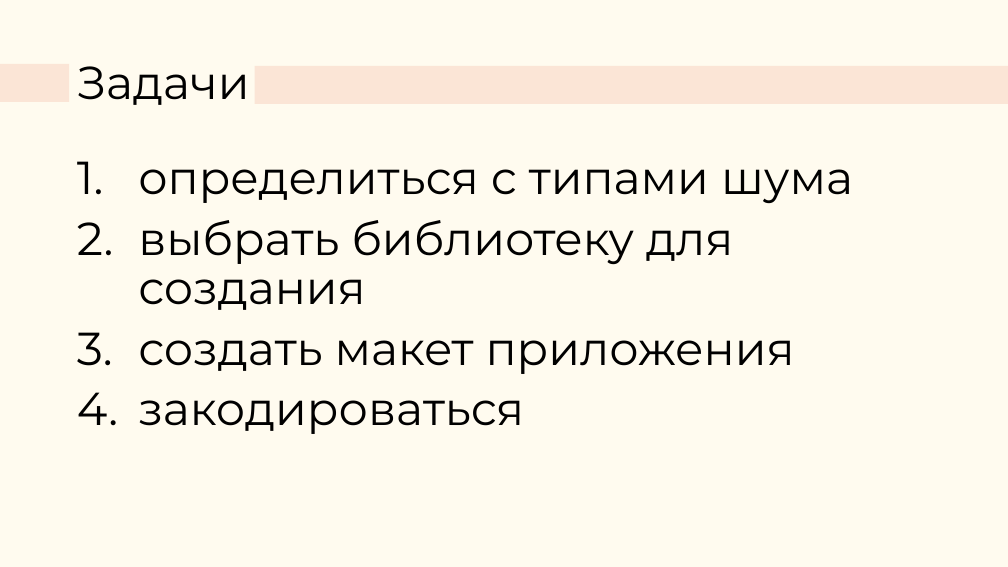
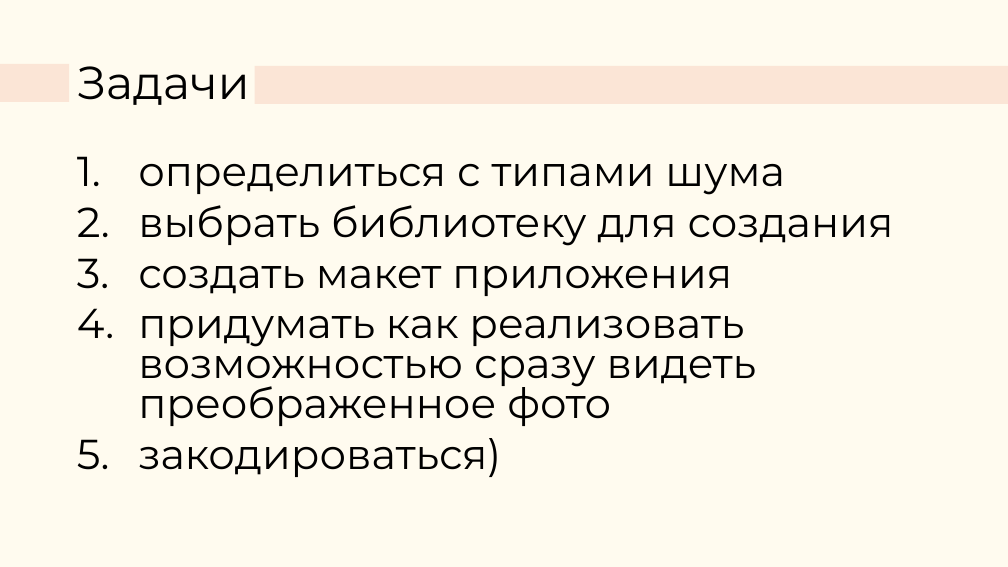
Before and after one commit to stoicismguy/K14_TerentevDA, a slide deck: slide 3 of К14_ТерентьевДА.pptx. Drawn at 1008x567 pixels with LibreOffice and Linux fonts; fonts in the diff are those of the drawing. Boxes give left, top, right and bottom in pixels: in the first picture for what was removed or moved away, otherwise in the second. Text is boxed around its words. In the diff, an @@ line names an element or a change of style, - is before the commit and + after.

Commit message:
new presentation

```diff
--- a/К14_ТерентьевДА.pptx
+++ b/К14_ТерентьевДА.pptx
@@ text at (138, 164, 894, 296): size 44 to 39.8 pt in "определиться с типами шума", "выбрать библиотеку для создания", "создать макет приложения"; line spacing 0.9 to 0.8 @@
@@ text at (138, 315, 757, 477): text changed; size 44 to 39.8 pt @@
-4. закодироваться
+4. придумать как реализовать возможностью сразу видеть преображенное фото
+5. закодироваться)
```
Also in this commit, not shown: 5 other slides changed, 13 slides added, 1 slide removed.
